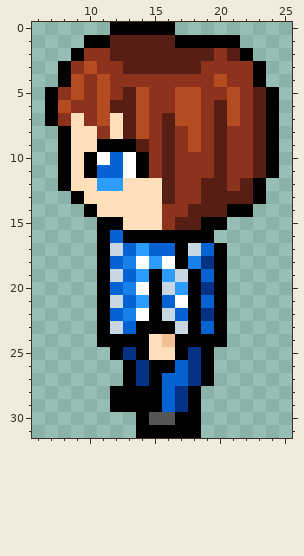
Edited in one commit: pixel-art sprite (src/Images/Sprites/Dude1/left0.png). That is the earlier state.
The file is 32x32 pixels. Shown: x 6..25, y 0..31.
And afterwards:
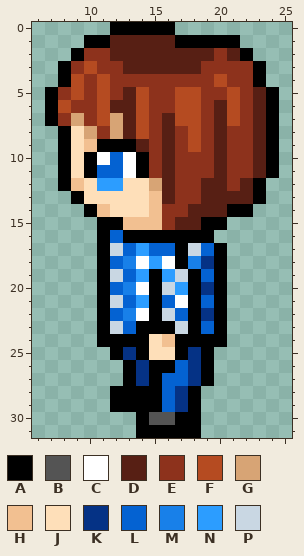
Palette (. is transparent): A #000000  B #545454  C #ffffff  D #571f14  E #8d321c  F #b54b21  G #d7a475  H #f2c091  J #fedfb9  K #053285  L #0462d2  M #1880e9  N #2c9dff  P #c9d7e3
Change:
The author changed colour J to colour G in row 7 at x 9 and 12; in row 8 at x 10 and 12; in row 12 at x 15.
The author changed colour J to colour H in row 9 at x 10; in row 12 at x 9; in row 13 at x 15; in row 14 at x 11 and 15; in row 15 at x 13 to 15.
Boxes around the changes in both pictures, in picture pixels (x1, y1, x2, y2):
changed: (71, 113, 162, 230)
